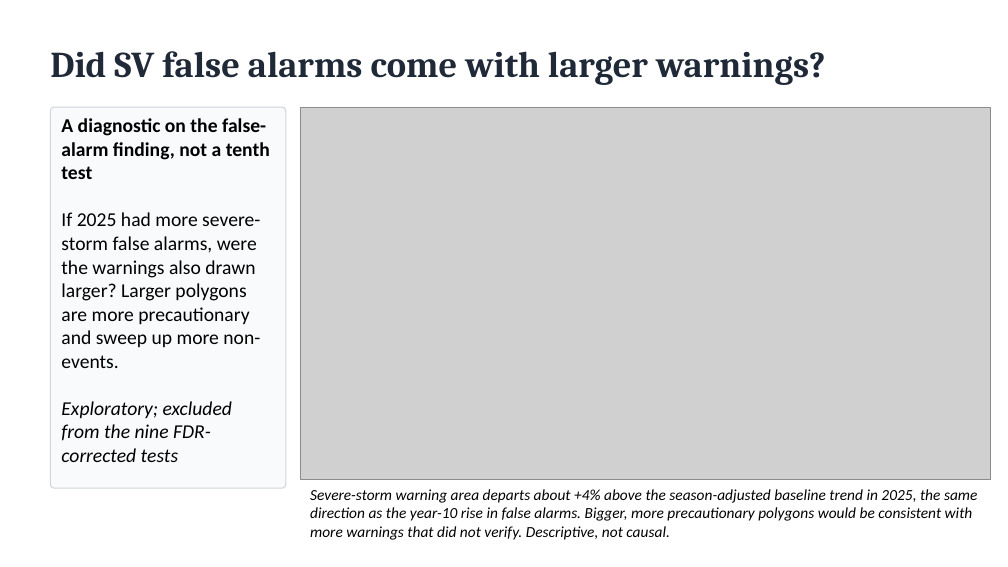
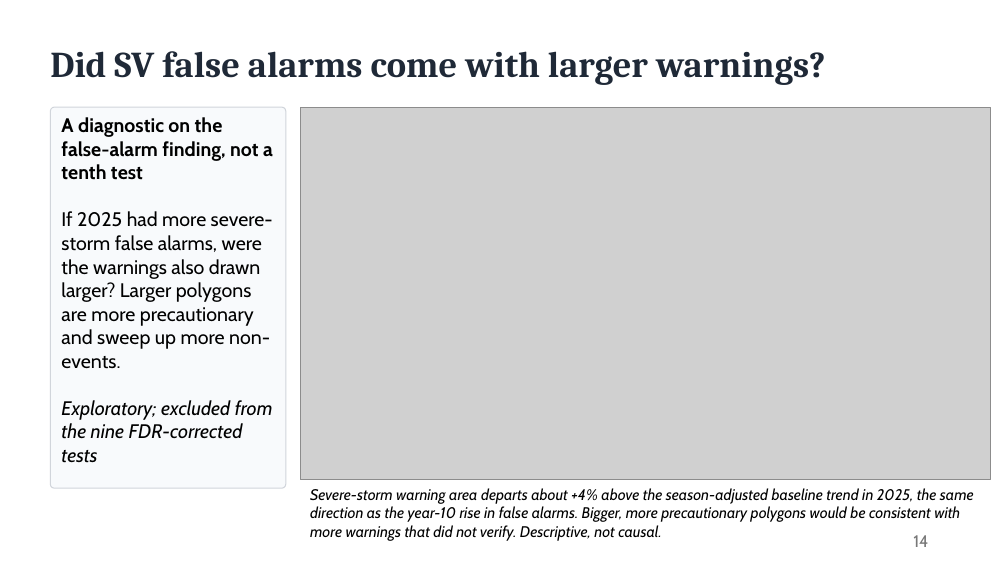
Before and after one commit to craig-rudman/MSDS692, a slide deck: slide 14 of report/MSDS692 Practicum I Craig Rudman.pptx. Drawn at 1008x567 pixels with LibreOffice and Linux fonts; fonts in the diff are those of the drawing; grey boxes stand for pictures. Boxes give left, top, right and bottom in pixels: in the first picture for what was removed or moved away, otherwise in the second. Text is boxed around its words. In the diff, an @@ line names an element or a change of style, - is before the commit and + after.

```diff
--- a/report/MSDS692 Practicum I Craig Rudman.pptx
+++ b/report/MSDS692 Practicum I Craig Rudman.pptx
@@ rounded rectangle "A diagnostic on the false-alarm ..." at (x1=50, y1=107, x2=286, y2=488): font Calibri to Cabin @@
@@ text "Severe-storm warning area departs about ..." at (x1=310, y1=488, x2=974, y2=541): font Calibri to Cabin @@
@@ page number added at (x1=913, y1=535, x2=928, y2=547), 12 pt, text #797979 @@
+14
```
Also in this commit, not shown: 13 other slides changed, 1 other file.
